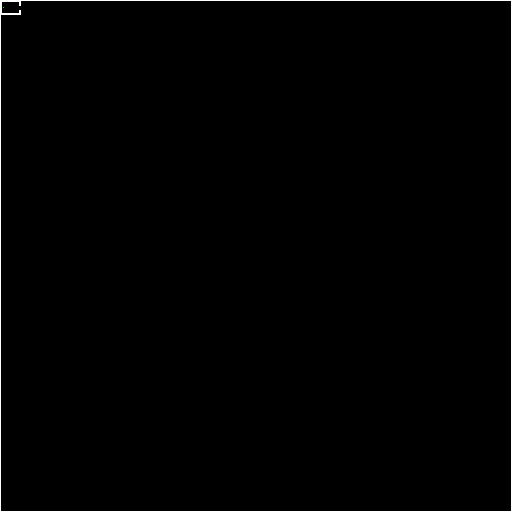
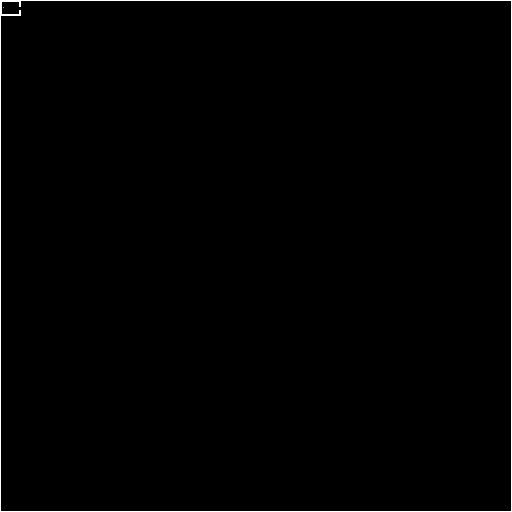
The second 512 x 512 image is a revision of the first. Changes to its layers:
painted on "Background" over [1, 6, 21, 16]
